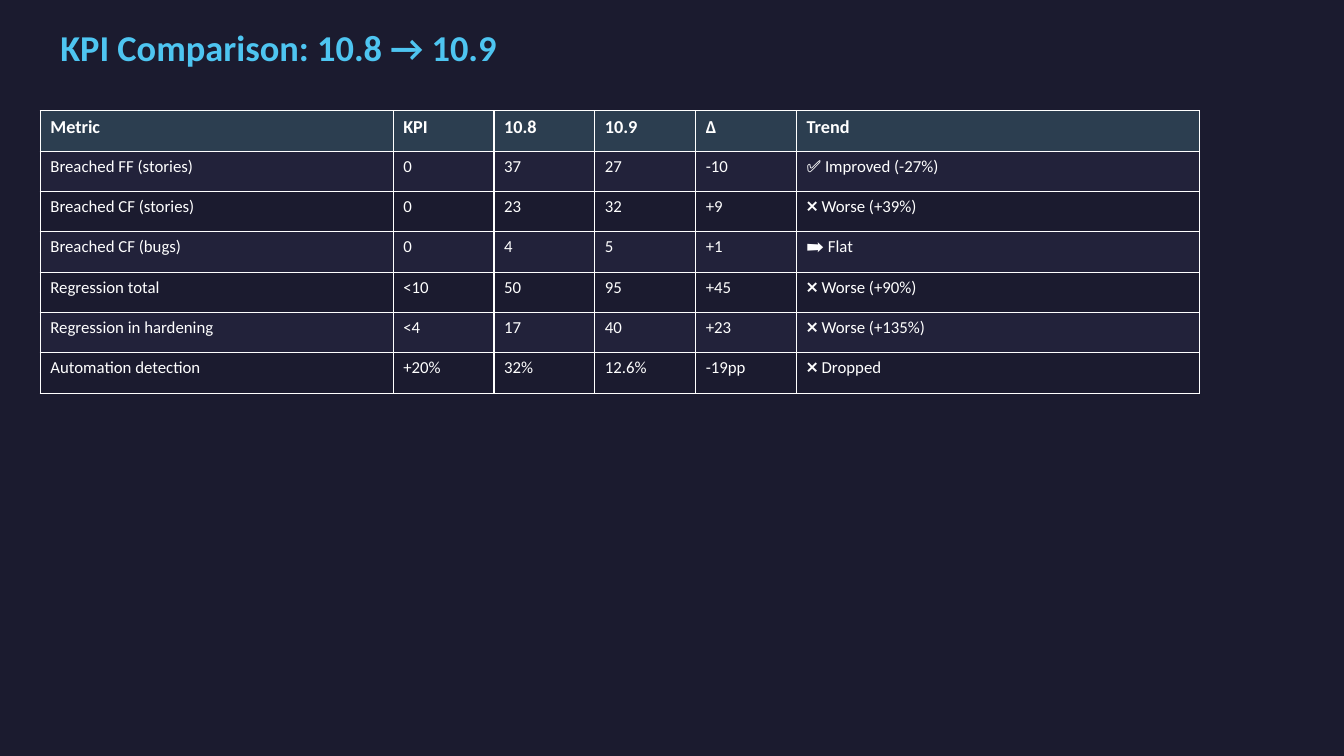
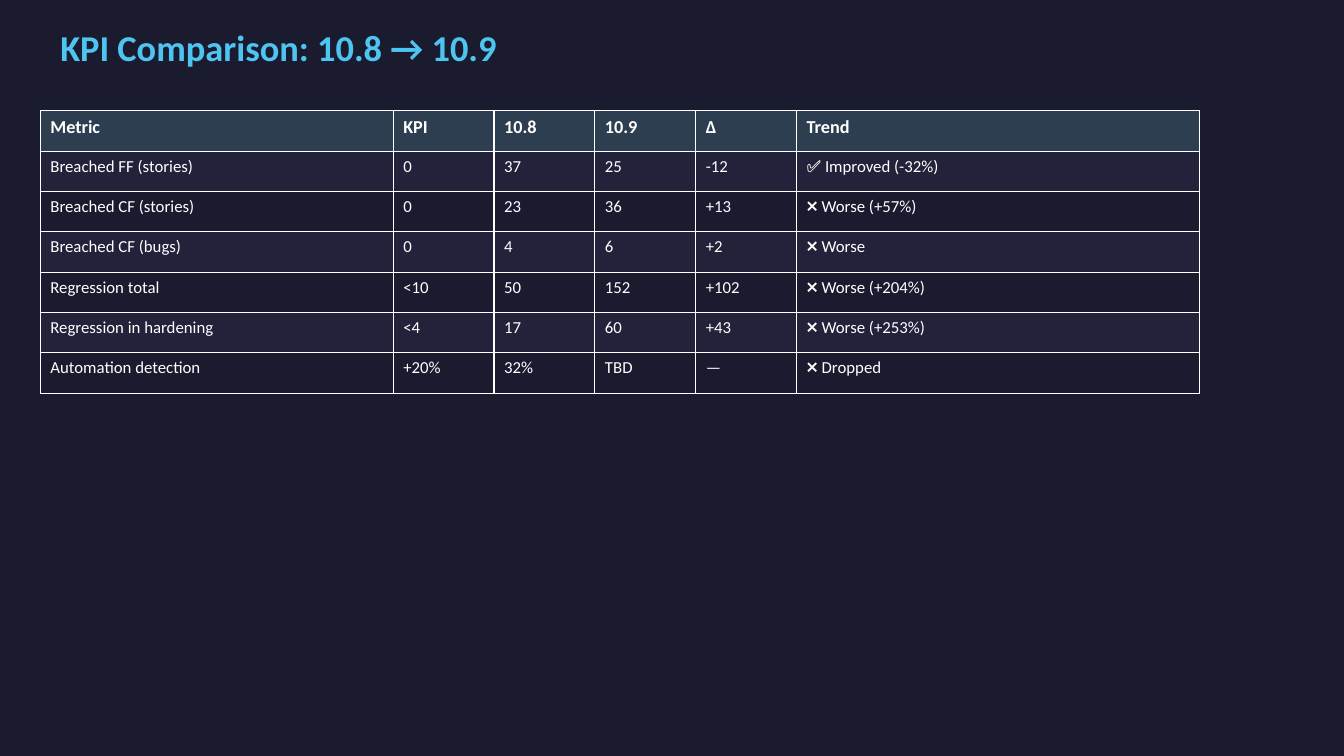
Before and after one commit to sandra-biton/retro, a slide deck: slide 2 of retro_109_presentation.pptx. Drawn at 1344x756 pixels with LibreOffice and Linux fonts; fonts in the diff are those of the drawing. Boxes give left, top, right and bottom in pixels: in the first picture for what was removed or moved away, otherwise in the second. Text is boxed around its words. In the diff, an @@ line names an element or a change of style, - is before the commit and + after.

```diff
--- a/retro_109_presentation.pptx
+++ b/retro_109_presentation.pptx
@@ table at bbox=[40, 111, 1200, 393] @@
-row 2: Breached FF (stories) | 0 | 37 | 27 | -10 | ✅ Improved (-27%)
+row 2: Breached FF (stories) | 0 | 37 | 25 | -12 | ✅ Improved (-32%)
-row 3: Breached CF (stories) | 0 | 23 | 32 | +9 | ❌ Worse (+39%)
+row 3: Breached CF (stories) | 0 | 23 | 36 | +13 | ❌ Worse (+57%)
-row 4: Breached CF (bugs) | 0 | 4 | 5 | +1 | ➡️ Flat
+row 4: Breached CF (bugs) | 0 | 4 | 6 | +2 | ❌ Worse
-row 5: Regression total | <10 | 50 | 95 | +45 | ❌ Worse (+90%)
+row 5: Regression total | <10 | 50 | 152 | +102 | ❌ Worse (+204%)
-row 6: Regression in hardening | <4 | 17 | 40 | +23 | ❌ Worse (+135%)
+row 6: Regression in hardening | <4 | 17 | 60 | +43 | ❌ Worse (+253%)
-row 7, column 4: 12.6%
+row 7, column 4: TBD
-row 7, column 5: -19pp
+row 7, column 5: —
```
Also in this commit, not shown: 10 other slides changed, 1 other file.
